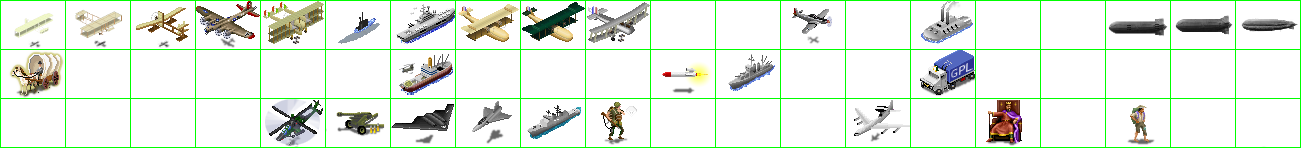
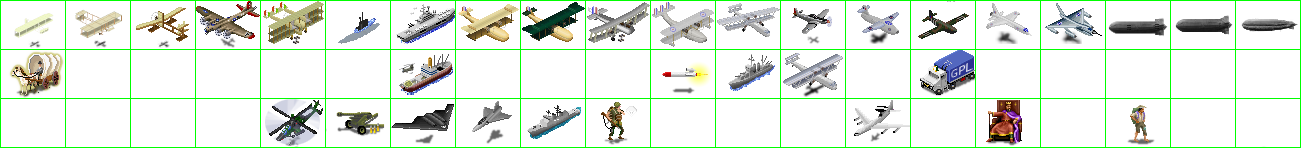
Comparing the layer stacks of the two w=1301, h=148 images. Changes:
painted on "units" over [652, 2, 1102, 97]
painted on "grid" over [921, 2, 973, 44]
